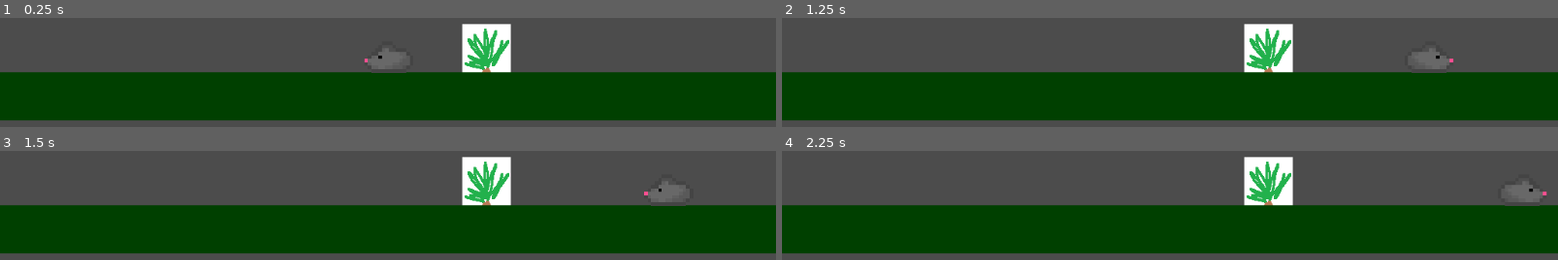
Above: before the commit, frames 1-4 (two rows, left to right).
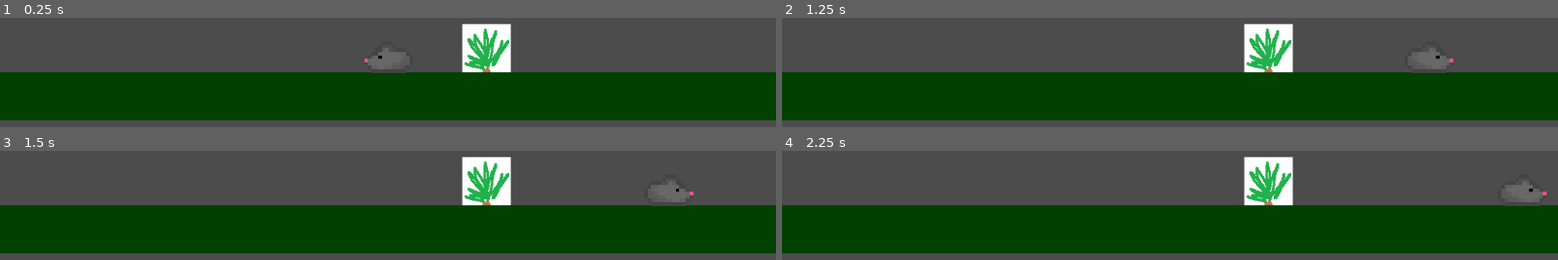
Above: after the commit, the same moments.

Repository: EndersteveGamer/GGJ-2023
Game: Godot game, scene res://Scene/Game.tscn
The game is run twice, just before and just after one commit, with the same random seed, the same clock (stepped at 60 frames per second) and the same inputs.
Inputs:
- Up to frame 1 (0.25 s): no input
- Up to frame 2 (1.25 s): tap Enter at 0.5 s; hold Right (ui_right) from 0.53 s (still down)
- Up to frame 3 (1.5 s): release Right (ui_right) at 1.28 s; hold Down (ui_down) from 1.28 s (still down)
- Up to frame 4 (2.25 s): tap Space at 2 s; release Down (ui_down) at 2.03 s; hold Right (ui_right) from 2.03 s (still down)

Frames 1-2 are identical in both runs. In frame 3, 0.1% of the frame differs, in the area x 83-90%, y 28-41%; in frame 4, nothing differs.

Commit message:
Rat's direction is now not reset when not moving

Diff:
--- a/The Other Godot Project/Script/Rat.gd
+++ b/The Other Godot Project/Script/Rat.gd
@@ -51,9 +51,9 @@
 	var directionInput = Vector2.ZERO
 	directionInput.x = Input.get_action_strength("ui_right") - Input.get_action_strength("ui_left")
 	deltaSpeed.x = (deltaSpeed.x + directionInput.x * speed) * deceleration
-	if deltaSpeed.x > 0.1:
+	if Input.get_action_strength("ui_right") > 0:
 		facing=true
-	elif deltaSpeed.x < 0.1:
+	elif Input.get_action_strength("ui_left") > 0:
 		facing=false
 	sprite.flip_h = !facing
 	if Input.get_action_strength("ui_up"):
